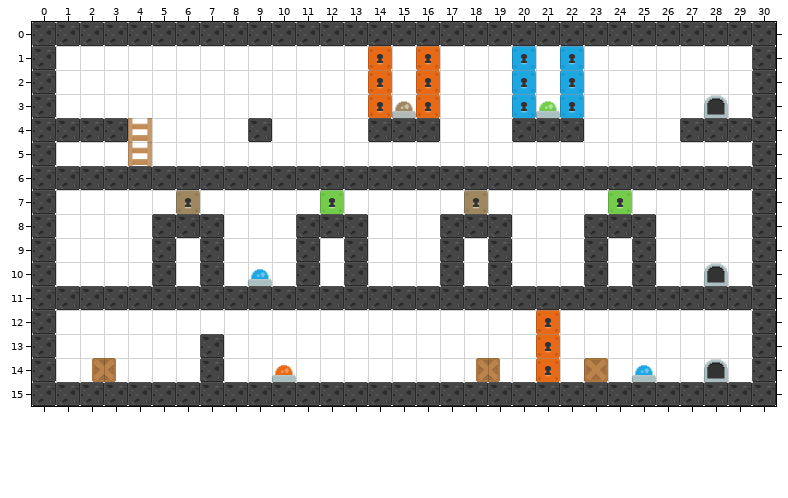
A Tiled map gets an edit: assets/maps/map7.tmx. Above, as it was before the edit.
Cells are 63x63 px. Shown: x 0..30, y 0..15.
After the commit:
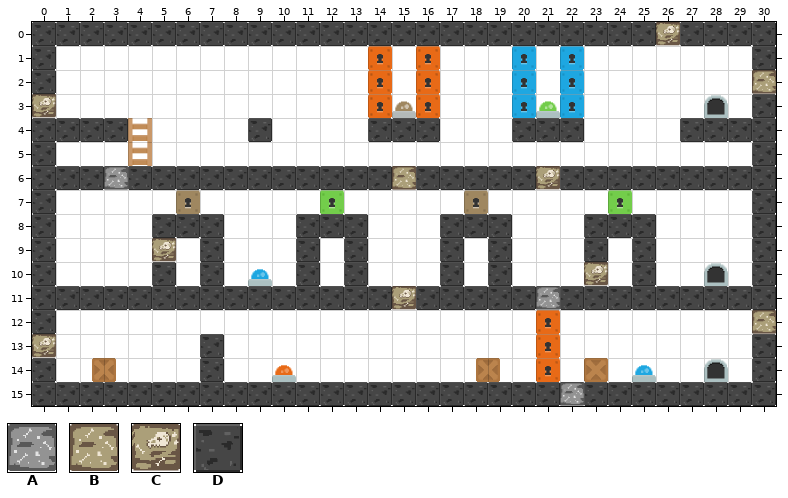
Key: from "tilemap": A 181, B 211, C 212, D 214.
_ is an empty cell.
Change:
Layer "World":
Tile A replaces tile D in row 6 at x 3; in row 11 at x 21; in row 15 at x 22.
Tile B replaces tile D in row 2 at x 30; in row 6 at x 15; in row 12 at x 30.
Tile C replaces tile D in row 0 at x 26; in row 3 at x 0; in row 6 at x 21; in row 9 at x 5; in row 10 at x 23; in row 11 at x 15.
Tile C replaces tile D in row 13 at x 0.
